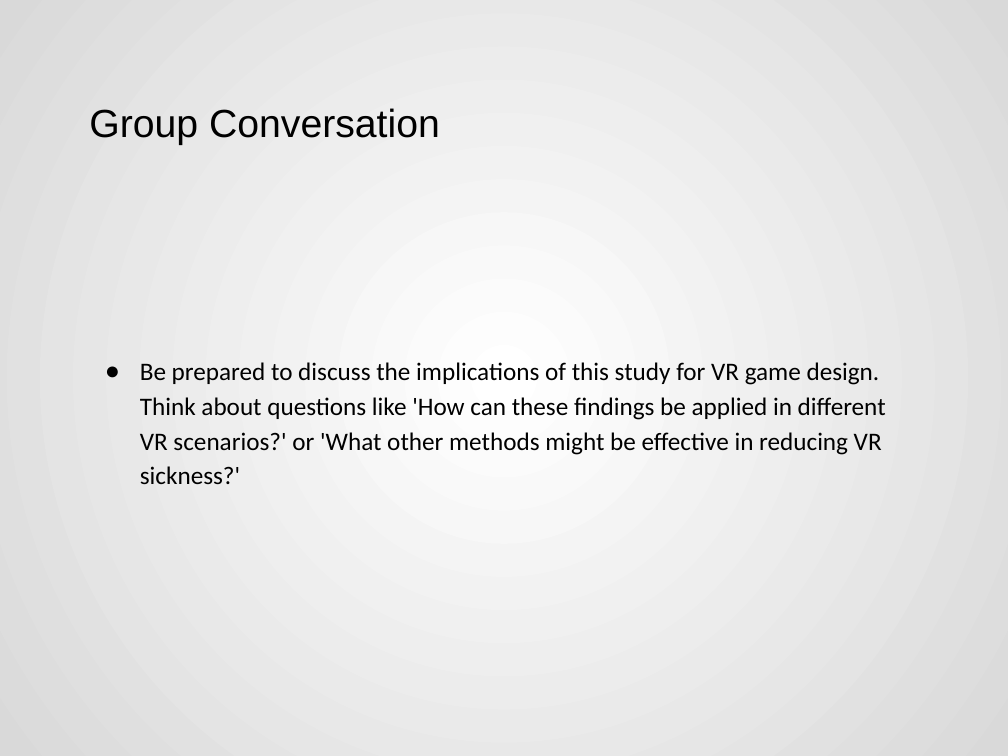
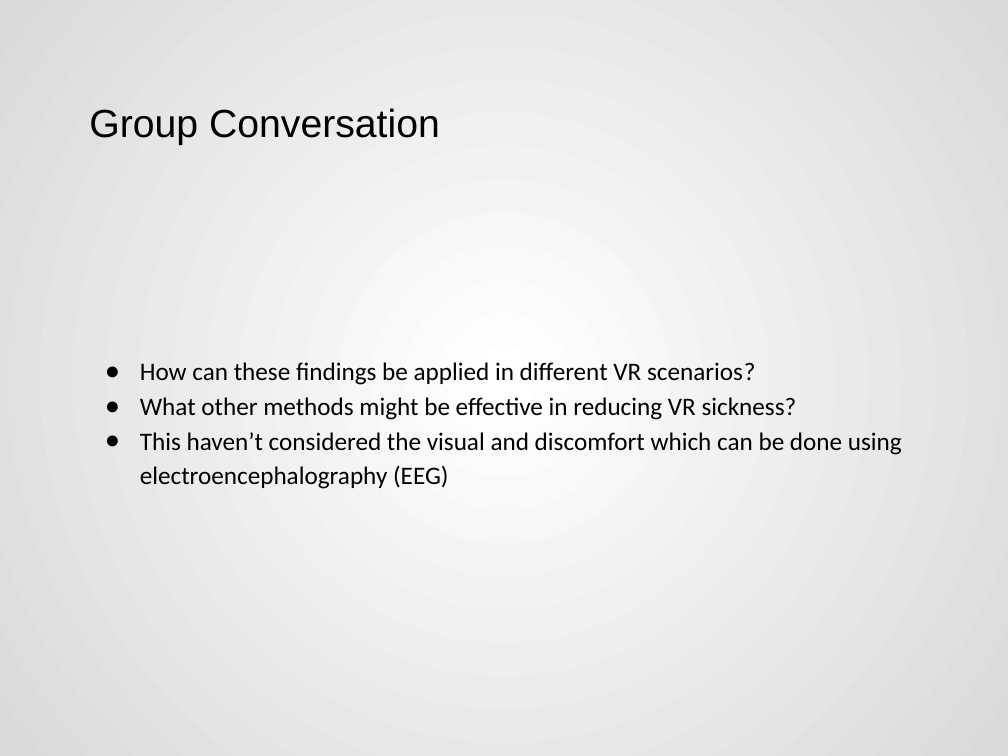
Before and after one commit to Akash3121/3D, a slide deck: slide 19 of Paper-Presentation/Akash - VR_Sickness_Mitigation_Methods_Presentation.pptx (slide 17 before the commit). Drawn at 1008x756 pixels with LibreOffice and Linux fonts; fonts in the diff are those of the drawing. Boxes give left, top, right and bottom in pixels: in the first picture for what was removed or moved away, otherwise in the second. Text is boxed around its words. In the diff, an @@ line names an element or a change of style, - is before the commit and + after.

```diff
--- a/Paper-Presentation/Akash - VR_Sickness_Mitigation_Methods_Presentation.pptx
+++ b/Paper-Presentation/Akash - VR_Sickness_Mitigation_Methods_Presentation.pptx
@@ text at bbox=[140, 362, 902, 489]: text changed @@
-● Be prepared to discuss the implications of this study for VR game design. Think about questions like 'How can these findings be applied in different VR scenarios?' or 'What other methods might be effective in reducing VR sickness?'
+● How can these findings be applied in different VR scenarios?
+● What other methods might be effective in reducing VR sickness?
+● This haven’t considered the visual and discomfort which can be done using electroencephalography (EEG)
```
Also in this commit, not shown: 3 other slides changed, 4 slides added, 1 slide removed.
